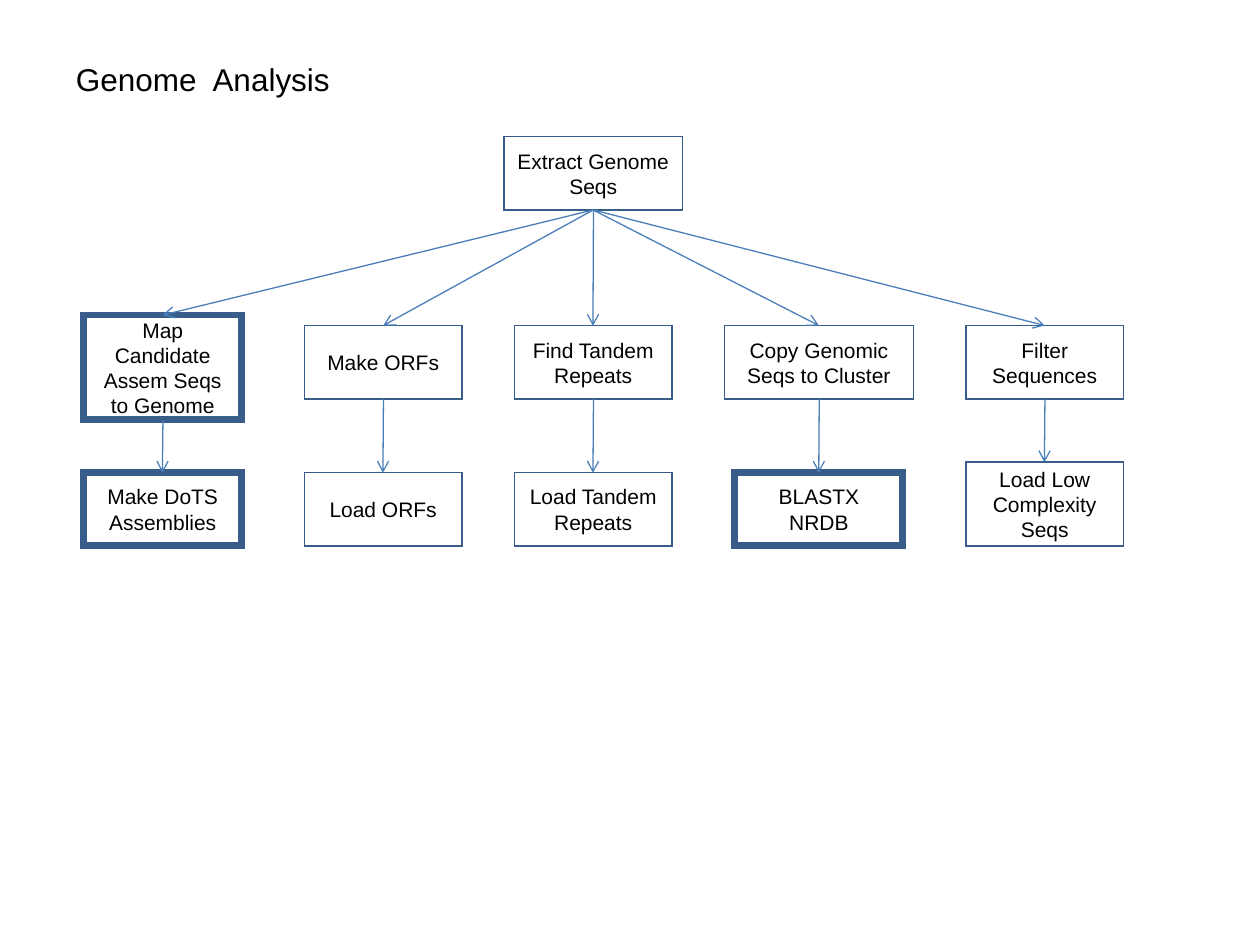
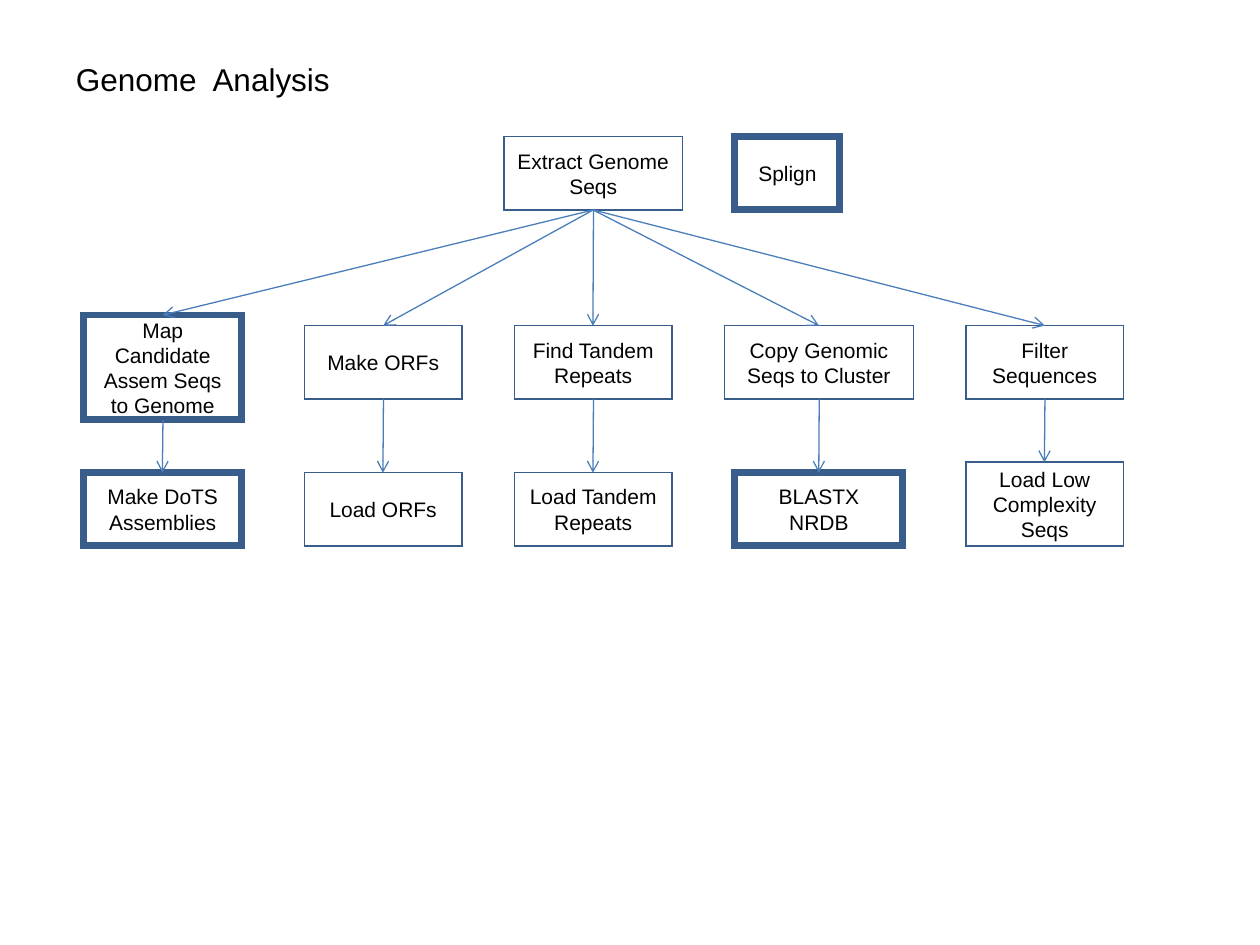
Before and after one commit to VEuPathDB/ApiCommonData, a slide deck: slide 4 of Load/doc/workflow/AnalysisWorkflow.ppt. Drawn at 1260x945 pixels with LibreOffice and Linux fonts; fonts in the diff are those of the drawing. Boxes give left, top, right and bottom in pixels: in the first picture for what was removed or moved away, otherwise in the second. Text is boxed around its words. In the diff, an @@ line names an element or a change of style, - is before the commit and + after.

```diff
--- a/Load/doc/workflow/AnalysisWorkflow.ppt
+++ b/Load/doc/workflow/AnalysisWorkflow.ppt
@@ rectangle added at box(735, 136, 839, 209), outline #385D8A 4 pt, 12 pt, text #000000 @@
+Splign
```
Also in this commit, not shown: 4 other slides changed, 7 other files.
